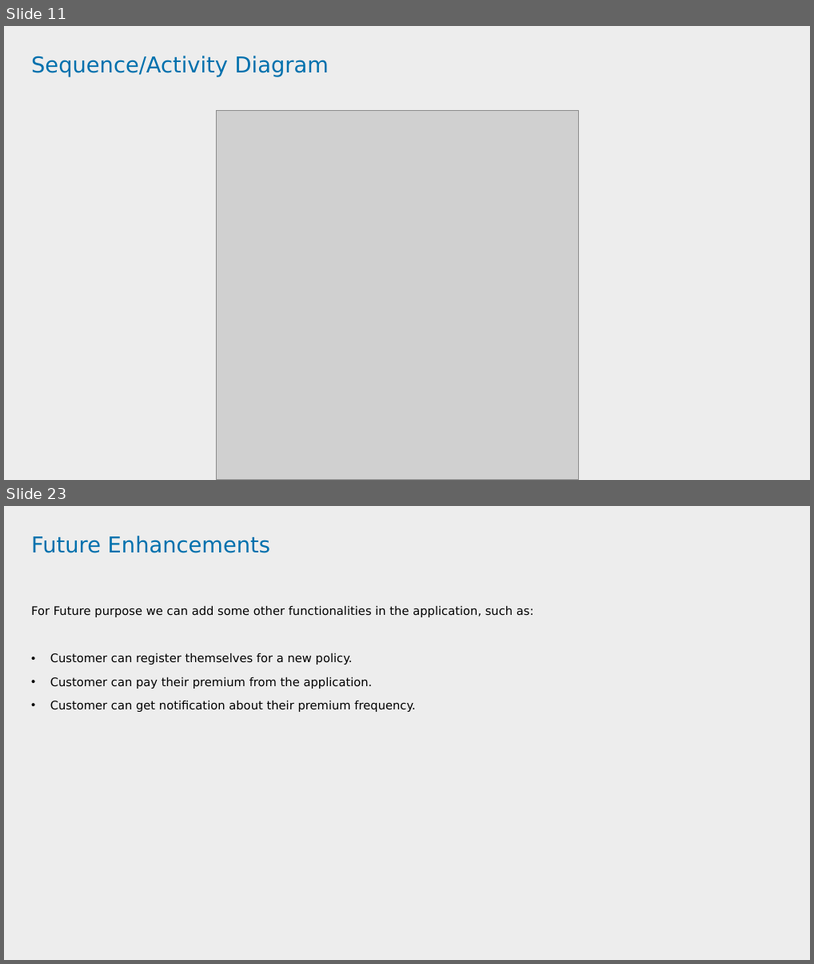
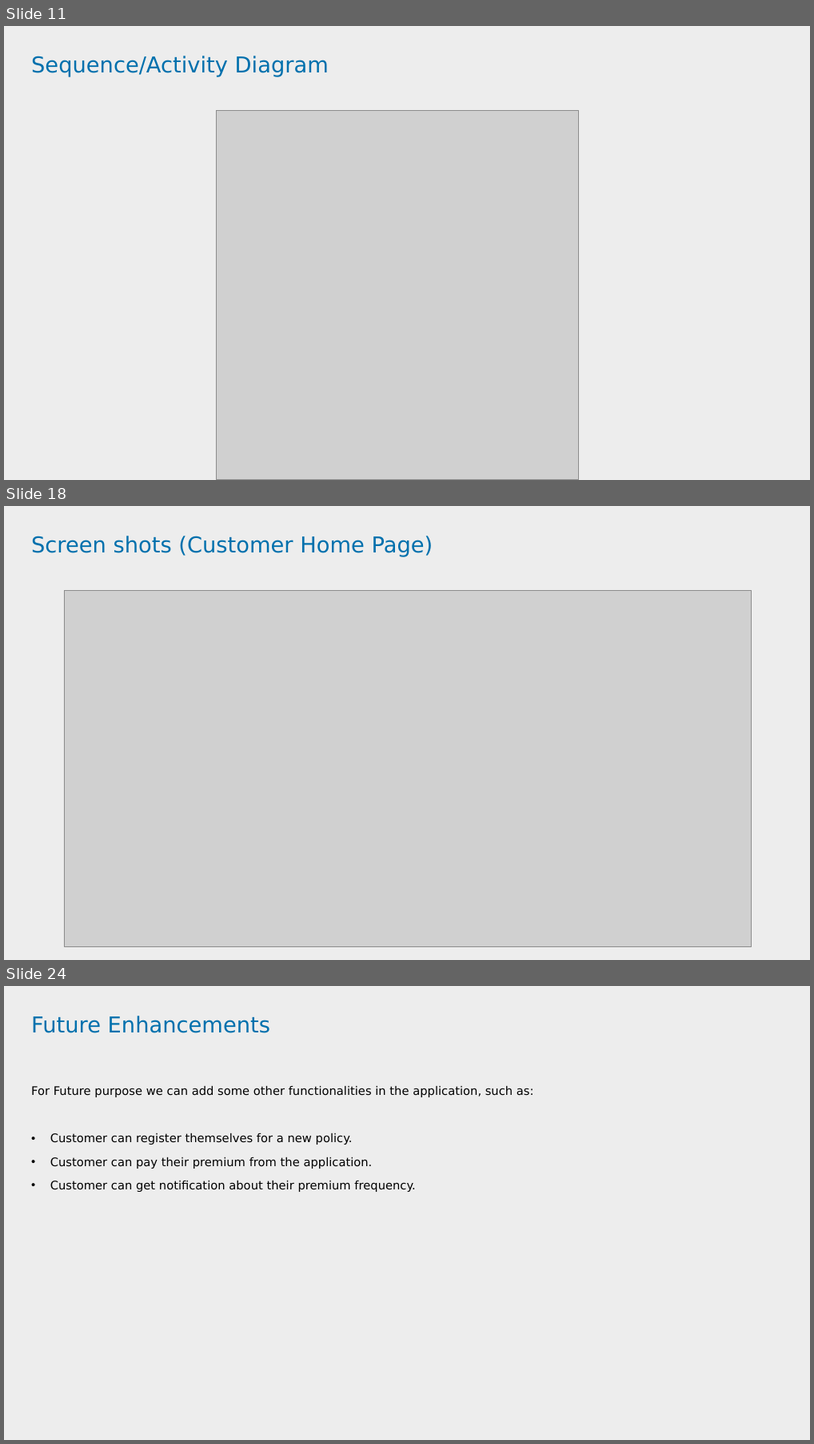
Before and after one commit to tusharp8764/project, a slide deck: Policy Endorsement PPT--FINAL.pptx. Shown one above the other, each under a label of ours: slides 11 and 23 before the commit, slides 11, 18 and 24 after it; the slides between them are not shown. The pictures are 814x964 and 814x1444 pixels, drawn with LibreOffice and Linux fonts; fonts in the diff are those of the drawing; grey boxes stand for pictures; background and template pictures are left out. Boxes give left, top, right and bottom in pixels: in the first picture for what was removed or moved away, otherwise in the second. Text is boxed around its words. In the diff, an @@ line names an element or a change of style, - is before the commit and + after.

```diff
--- a/Policy Endorsement PPT--FINAL.pptx
+++ b/Policy Endorsement PPT--FINAL.pptx
@@ slide 18 added at (4,506,810,960), background #FFFFFF; not listed: 1 template element that a slide beside it also shows @@
@@ title added at (31,536,434,557), 26 pt, text #0070AD @@
+Screen shots (Customer Home Page)
@@ picture added at (64,591,752,947) @@
@@ what was slide 23 is now slide 24 @@
```
Also in this commit, not shown: 11 slides changed.
